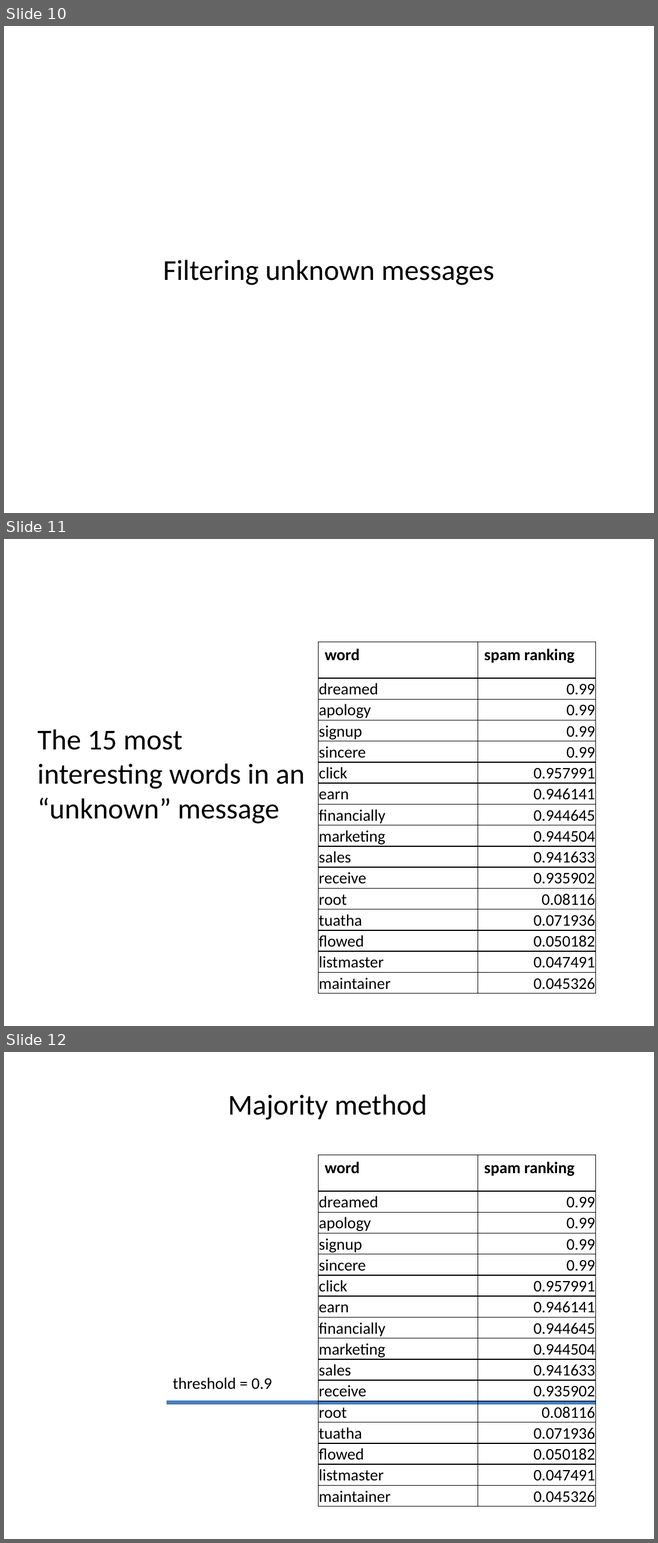
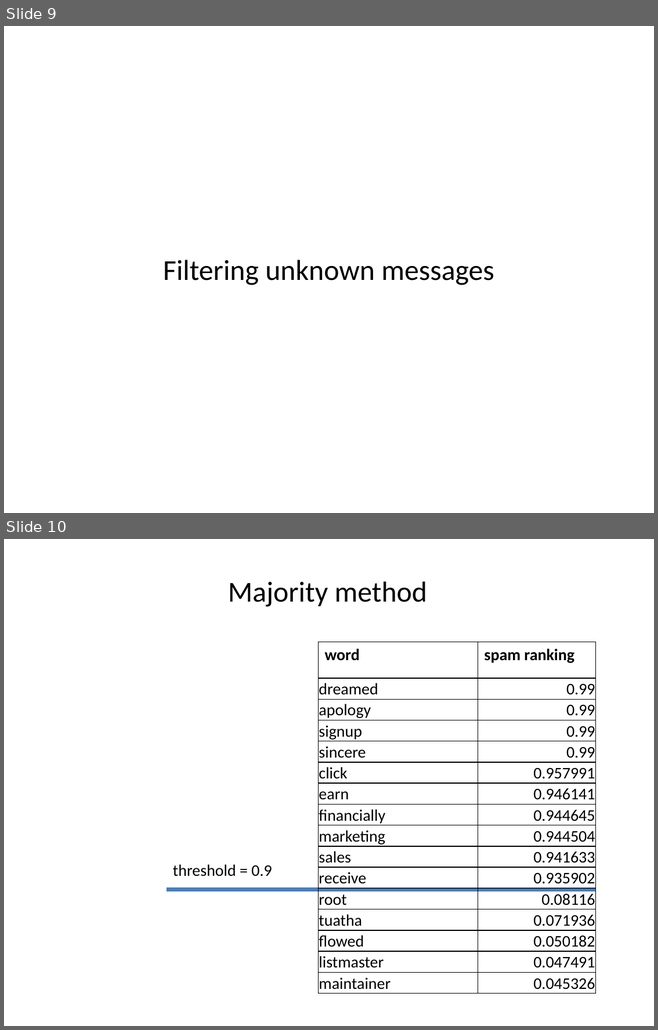
Before and after one commit to noahportnoy/PySpamFilter, a slide deck: documents/Spam Filtering.pptx. Shown one above the other, each under a label of ours: slides 10, 11 and 12 before the commit, slides 9 and 10 after it. The pictures are 658x1543 and 658x1030 pixels, drawn with LibreOffice and Linux fonts; fonts in the diff are those of the drawing. Boxes give left, top, right and bottom in pixels: in the first picture for what was removed or moved away, otherwise in the second. Text is boxed around its words. In the diff, an @@ line names an element or a change of style, - is before the commit and + after.

```diff
--- a/documents/Spam Filtering.pptx
+++ b/documents/Spam Filtering.pptx
@@ slide 11 removed at <box>4,539,654,1026</box>, background #FFFFFF @@
@@ table removed at <box>318,642,595,994</box>, 16 rows, 2 columns @@
-word | spam ranking
-dreamed | 0.99
-apology | 0.99
-signup | 0.99
-sincere | 0.99
-click | 0.957991
-earn | 0.946141
-financially | 0.944645
-marketing | 0.944504
-sales | 0.941633
-receive | 0.935902
-root | 0.08116
-tuatha | 0.071936
-flowed | 0.050182
-listmaster | 0.047491
-maintainer | 0.045326
@@ text removed at <box>38,729,304,824</box> @@
-The 15 most
-interesting words in an
-“unknown” message
@@ what was slide 10 is now slide 9 @@
@@ what was slide 12 is now slide 10 @@
```
Also in this commit, not shown: 2 slides changed, 1 slide added, 1 other slide removed.
